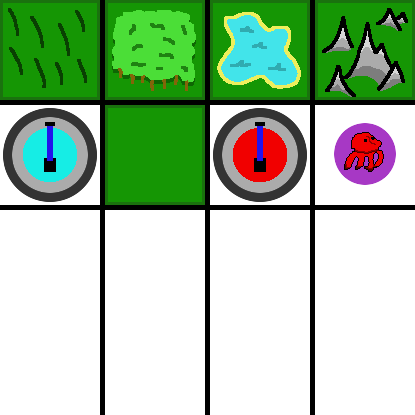
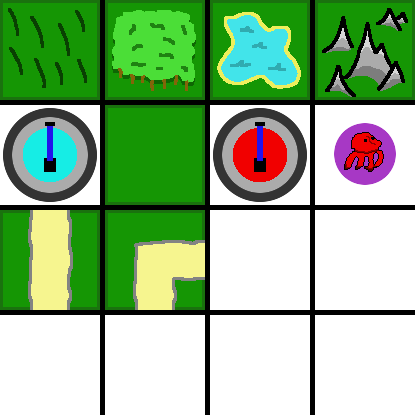
Two versions of the same layered image (415x415). Layer-by-layer changes:
painted on "Main" over [0,210,415,315]
